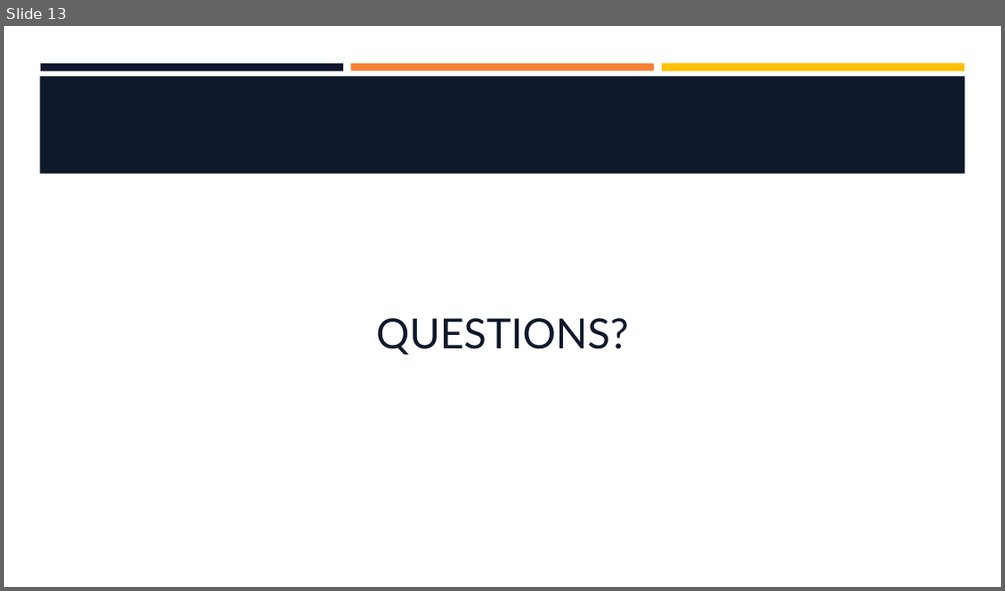
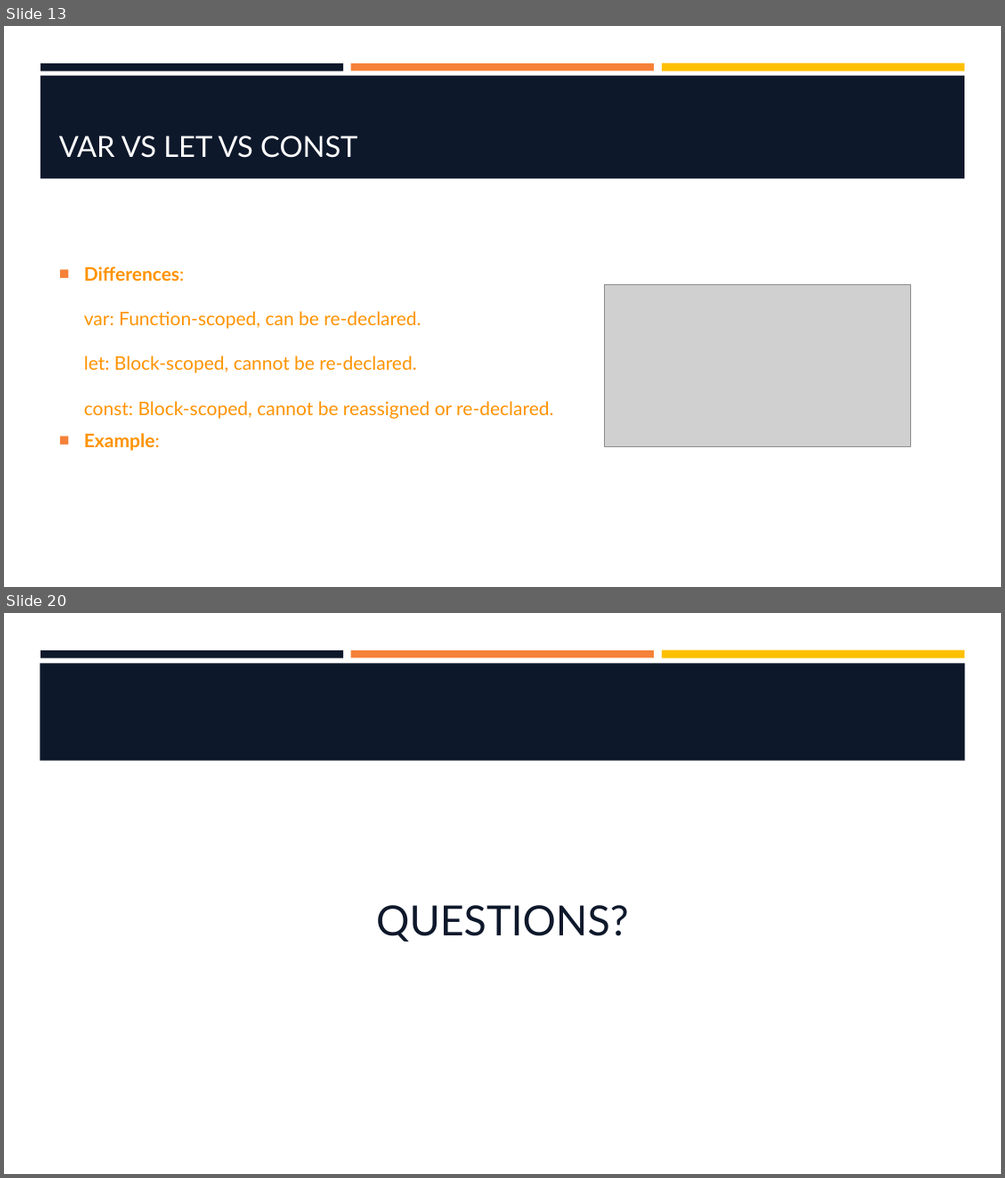
Before and after one commit to hawkeye1900/SBC-Sept24, a slide deck: week-5/W5-S2-NodeJS/W5-S2-NodeJS.pptx. Shown one above the other, each under a label of ours: slide 13 before the commit, slides 13 and 20 after it; the slides between them are not shown. The pictures are 1005x591 and 1005x1178 pixels, drawn with LibreOffice and Linux fonts; fonts in the diff are those of the drawing; grey boxes stand for pictures; background and template pictures are left out. Boxes give left, top, right and bottom in pixels: in the first picture for what was removed or moved away, otherwise in the second. Text is boxed around its words. In the diff, an @@ line names an element or a change of style, - is before the commit and + after.

```diff
--- a/week-5/W5-S2-NodeJS/W5-S2-NodeJS.pptx
+++ b/week-5/W5-S2-NodeJS/W5-S2-NodeJS.pptx
@@ slide 13 added at bbox=[4, 26, 1001, 587], background #FFFFFF; not listed: 3 template elements that a slide beside it also shows @@
@@ rectangle added at bbox=[40, 75, 965, 178], fill #0E182B @@
@@ title added at bbox=[59, 135, 357, 158], 28 pt, text #FFFFFF @@
+VAR VS LET VS CONST
@@ text added at bbox=[84, 266, 553, 451], 18 pt, text #FF9300 @@
+■ Differences:
+  var: Function-scoped, can be re-declared.
+  let: Block-scoped, cannot be re-declared.
+  const: Block-scoped, cannot be reassigned or re-declared.
+■ Example:
@@ picture added at bbox=[605, 285, 911, 447] @@
@@ what was slide 13 is now slide 20 @@
```
Also in this commit, not shown: 4 slides changed, 14 other slides added, 8 slides removed, 1 other file.
